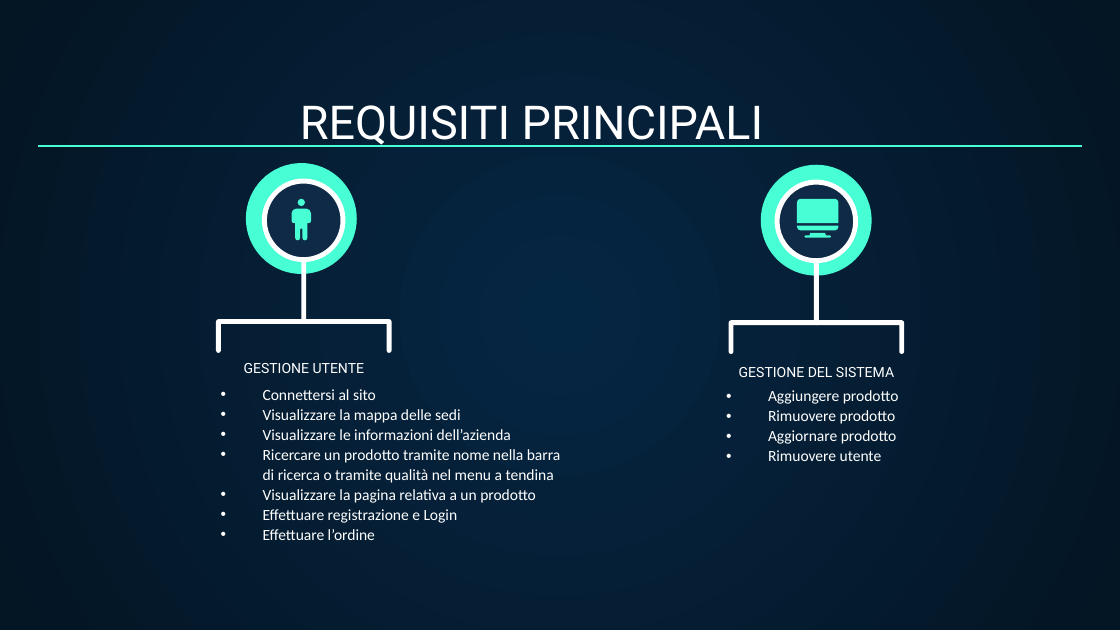
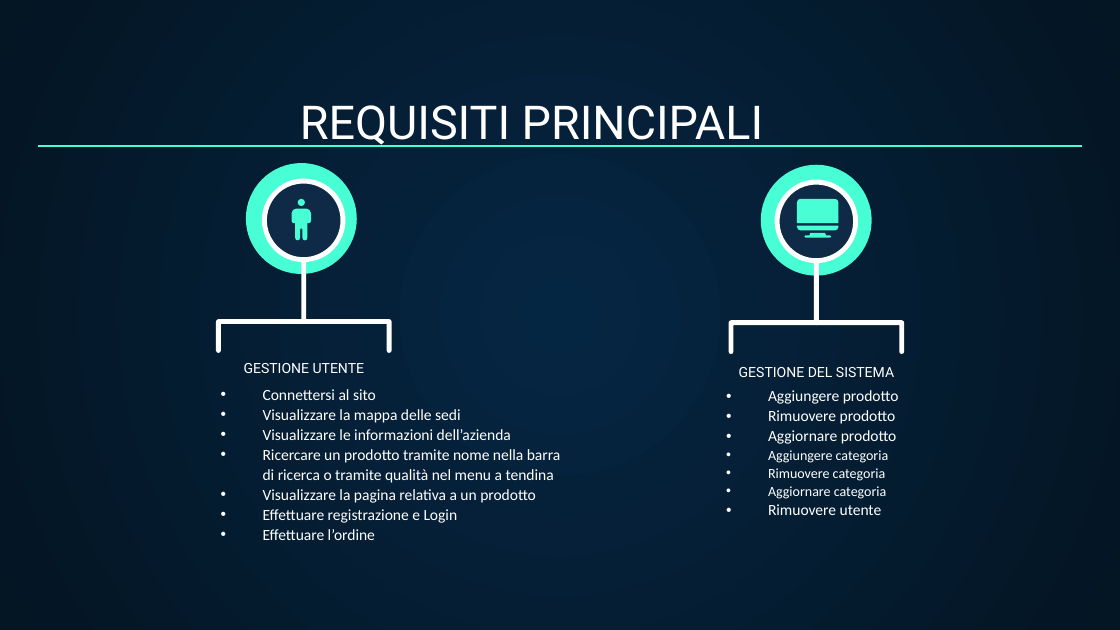
Before and after one commit to GiovanniUnisa/GiovanniUnisa, a slide deck: slide 6 of Presentazione.pptx. Drawn at 1120x630 pixels with LibreOffice and Linux fonts; fonts in the diff are those of the drawing. Boxes give left, top, right and bottom in pixels: in the first picture for what was removed or moved away, otherwise in the second. Text is boxed around its words. In the diff, an @@ line names an element or a change of style, - is before the commit and + after.

```diff
--- a/Presentazione.pptx
+++ b/Presentazione.pptx
@@ subtitle at (768,450,889,499): paragraphs added @@
+• Aggiungere categoria
+• Rimuovere categoria
+• Aggiornare categoria
```
Also in this commit, not shown: 4 other slides changed.
